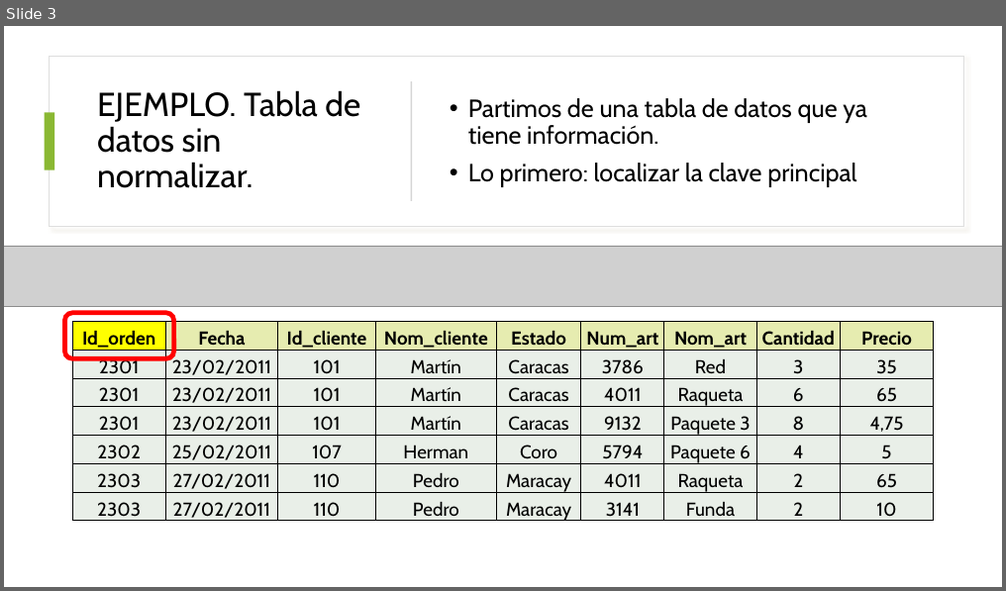
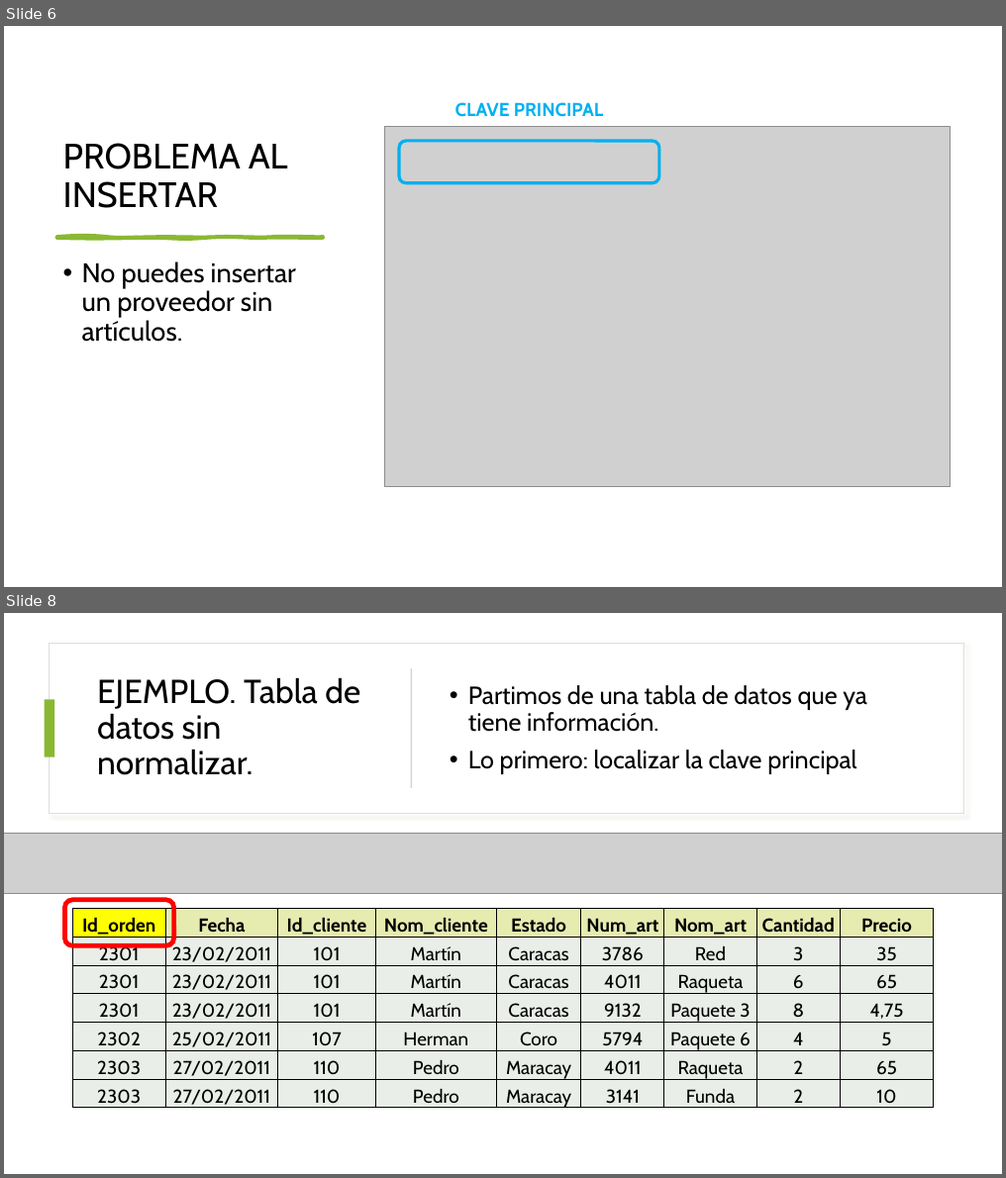
Before and after one commit to NuriaCelis/GBD2627, a slide deck: Tema2/NORMALIZACIÓN.pptx. Shown one above the other, each under a label of ours: slide 3 before the commit, slides 6 and 8 after it; the slides between them are not shown. The pictures are 1006x591 and 1006x1178 pixels, drawn with LibreOffice and Linux fonts; fonts in the diff are those of the drawing; grey boxes stand for pictures. Boxes give left, top, right and bottom in pixels: in the first picture for what was removed or moved away, otherwise in the second. Text is boxed around its words. In the diff, an @@ line names an element or a change of style, - is before the commit and + after.

```diff
--- a/Tema2/NORMALIZACIÓN.pptx
+++ b/Tema2/NORMALIZACIÓN.pptx
@@ slide 6 added at (4,26,1002,587), background #FFFFFF @@
@@ text added at (455,102,603,117), 18 pt, text #00B0F0, bold @@
+CLAVE PRINCIPAL
@@ title added at (63,143,288,208), 34 pt, text #000000 @@
+PROBLEMA AL INSERTAR
@@ picture added at (385,126,950,486) @@
@@ rounded rectangle added at (399,141,659,183), outline #00B0F0 3 pt @@
@@ freeform shape added at (56,236,323,238), fill #8AB833, outline #8AB833 3 pt @@
@@ text added at (82,262,296,342), 26 pt, text #000000 @@
+• No puedes insertar un proveedor sin artículos.
@@ what was slide 3 is now slide 8 @@
```
Also in this commit, not shown: 1 slide changed, 4 other slides added, 3 other files.
